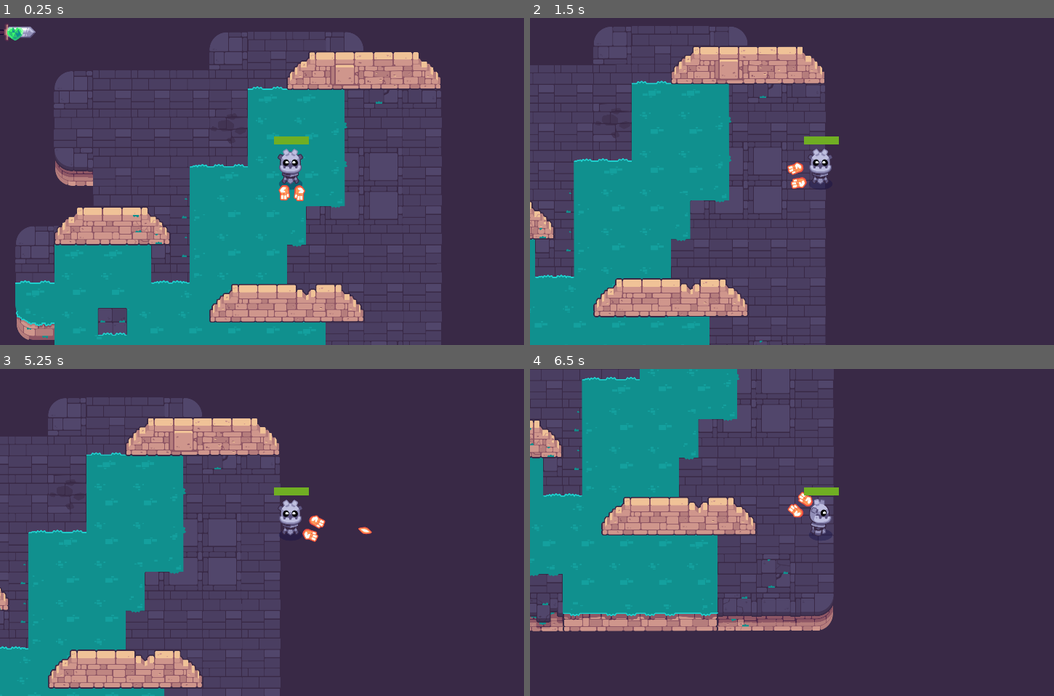
Above: before the commit, frames 1-4 (two rows, left to right).
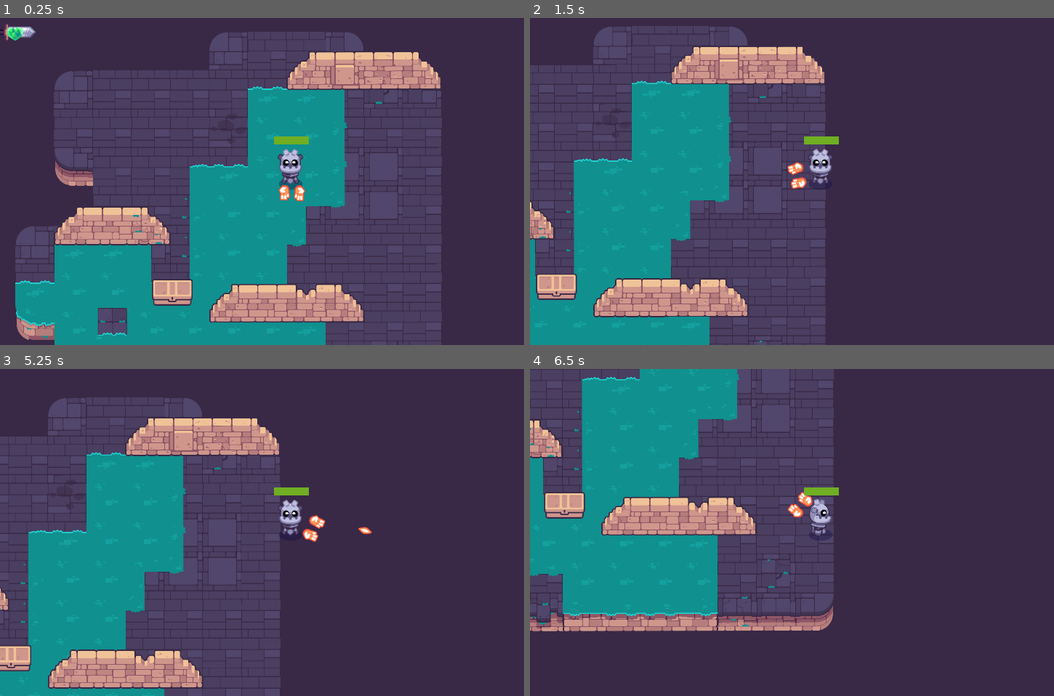
Above: after the commit, the same moments.

Repository: Gaymer7750/Path-of-Sorcerers-Game
Game: Godot game, scene res://Scenes/test.tscn
The game is run twice, just before and just after one commit, with the same random seed, the same clock (stepped at 60 frames per second) and the same inputs.
Inputs (mouse positions are in pixels of both pictures, inside the frame that each line leads up to):
- Up to frame 1 (0.25 s): no input
- Up to frame 2 (1.5 s): tap Enter at 0.5 s; move the mouse to (949, 165) at 0.52 s; hold D (move_right) 0.53-1.28 s; click (949, 165) at 0.6 s; tap Space at 0.77 s; move the mouse to (702, 197) at 1.27 s; hold S (move_down) from 1.28 s (still down); tap Z at 1.35 s
- Up to frame 3 (5.25 s): tap Space at 1.52, 3.02, 3.77, 4.52 s; move the mouse to (351, 460) at 2.02 s; release S (move_down) at 2.03 s; hold D (move_right) 2.03-2.78 s; click (351, 460) at 2.1 s; move the mouse to (262, 597) at 2.77 s; hold W (move_up) 2.78-3.53 s; tap Z at 2.85, 4.35 s; click (262, 597) at 2.92 s; move the mouse to (466, 581) at 3.52 s; hold A (move_left) 3.53-5.03 s; click (466, 581) at 3.6 s; move the mouse to (115, 483) at 4.27 s; move the mouse to (319, 532) at 5.02 s; hold S (move_down) from 5.03 s (still down); click (319, 532) at 5.1 s
- Up to frame 4 (6.5 s): move the mouse to (734, 450) at 5.77 s; release S (move_down) at 5.78 s; hold D (move_right) from 5.78 s (still down); tap Z at 5.85 s; tap Space at 6.02 s

The runs differ from the first frame. In frame 1, 0.6% of the frame differs, in the area x 28-37%, y 79-88%; in frame 2, 0.6%; in frame 3, 0.5%; in frame 4, 0.6%, in the area x 2-11%, y 37-46%.

Commit message:
l12 inprogress

Diff:
--- a/M10.twin_stick_workbook/Scenes/test.tscn
+++ b/M10.twin_stick_workbook/Scenes/test.tscn
@@ -1,9 +1,10 @@
-[gd_scene load_steps=5 format=3 uid="uid://d3kfge1o8eknj"]
+[gd_scene load_steps=6 format=3 uid="uid://d3kfge1o8eknj"]
 
 [ext_resource type="PackedScene" uid="uid://cu2rb5dl4ljte" path="res://levels/rooms/room_a.tscn" id="1_fvhxa"]
 [ext_resource type="PackedScene" uid="uid://bn11sffm7s2la" path="res://Scenes/Player.tscn" id="2_ka5dj"]
 [ext_resource type="PackedScene" uid="uid://cre5fhacxgs4e" path="res://mob.tscn" id="3_qceth"]
 [ext_resource type="PackedScene" uid="uid://2bp8kxl3nngt" path="res://Scenes/pickup.tscn" id="4_s804d"]
+[ext_resource type="PackedScene" uid="uid://rqwxu2aqsp17" path="res://chest.tscn" id="5_63nan"]
 
 [node name="Node2D" type="Node2D"]
 
@@ -15,3 +16,6 @@
 [node name="Mob" parent="." instance=ExtResource("3_qceth")]
 
 [node name="Pickup" parent="." instance=ExtResource("4_s804d")]
+
+[node name="Chest" parent="." instance=ExtResource("5_63nan")]
+position = Vector2(519, 856)
--- /dev/null
+++ b/M10.twin_stick_workbook/chest.gd
@@ -0,0 +1,32 @@
+extends Area2D
+class_name Chest
+@export var spawn: Array[Item] = []
+var is_player_near = false
+@onready var oppen: AnimationPlayer = $AnimationPlayer
+var is_open := false
+
+# Called when the node enters the scene tree for the first time.
+func _ready() -> void:
+	open()
+
+func open():
+	if is_open:
+		return
+	is_open = true
+
+# Called every frame. 'delta' is the elapsed time since the previous frame.
+func _process(delta: float) -> void:
+	pass
+
+
+func _on_body_entered(body: Node2D) -> void:
+	if body is Player:
+		is_player_near = true
+
+	oppen.play("open")
+	print("fhfsd")
+
+
+func _on_body_exited(body: Node2D) -> void:
+	if body is Player:
+		is_player_near = false
--- /dev/null
+++ b/M10.twin_stick_workbook/chest.tscn
@@ -0,0 +1,91 @@
+[gd_scene load_steps=8 format=3 uid="uid://rqwxu2aqsp17"]
+
+[ext_resource type="Script" path="res://chest.gd" id="1_asvyk"]
+[ext_resource type="Texture2D" uid="uid://w4kafn2xajre" path="res://pickups/chest/chest_large_bottom.png" id="2_chefv"]
+[ext_resource type="Texture2D" uid="uid://br78bw4ewb5gl" path="res://pickups/chest/chest_large_top.png" id="3_de24m"]
+
+[sub_resource type="RectangleShape2D" id="RectangleShape2D_6curp"]
+size = Vector2(115, 71)
+
+[sub_resource type="Animation" id="Animation_clykp"]
+resource_name = "open"
+tracks/0/type = "value"
+tracks/0/imported = false
+tracks/0/enabled = true
+tracks/0/path = NodePath("ChestLargeTop:position")
+tracks/0/interp = 1
+tracks/0/loop_wrap = true
+tracks/0/keys = {
+"times": PackedFloat32Array(0, 0.433333),
+"transitions": PackedFloat32Array(1, 1),
+"update": 0,
+"values": [Vector2(0, 2), Vector2(38, 0)]
+}
+tracks/1/type = "value"
+tracks/1/imported = false
+tracks/1/enabled = true
+tracks/1/path = NodePath("ChestLargeTop:rotation")
+tracks/1/interp = 1
+tracks/1/loop_wrap = true
+tracks/1/keys = {
+"times": PackedFloat32Array(0, 0.433333),
+"transitions": PackedFloat32Array(1, 1),
+"update": 0,
+"values": [0.0, 0.436332]
+}
+
+[sub_resource type="Animation" id="Animation_ypsu4"]
+length = 0.001
+tracks/0/type = "value"
+tracks/0/imported = false
+tracks/0/enabled = true
+tracks/0/path = NodePath("ChestLargeTop:position")
+tracks/0/interp = 1
+tracks/0/loop_wrap = true
+tracks/0/keys = {
+"times": PackedFloat32Array(0),
+"transitions": PackedFloat32Array(1),
+"update": 0,
+"values": [Vector2(0, 2)]
+}
+tracks/1/type = "value"
+tracks/1/imported = false
+tracks/1/enabled = true
+tracks/1/path = NodePath("ChestLargeTop:rotation")
+tracks/1/interp = 1
+tracks/1/loop_wrap = true
+tracks/1/keys = {
+"times": PackedFloat32Array(0),
+"transitions": PackedFloat32Array(1),
+"update": 0,
+"values": [0.0]
+}
+
+[sub_resource type="AnimationLibrary" id="AnimationLibrary_qatkp"]
+_data = {
+"RESET": SubResource("Animation_ypsu4"),
+"open": SubResource("Animation_clykp")
+}
+
+[node name="Chest" type="Area2D"]
+script = ExtResource("1_asvyk")
+
+[node name="CollisionShape2D" type="CollisionShape2D" parent="."]
+position = Vector2(2.5, 5.5)
+shape = SubResource("RectangleShape2D_6curp")
+
+[node name="ChestLargeBottom" type="Sprite2D" parent="."]
+position = Vector2(0, 2)
+texture = ExtResource("2_chefv")
+
+[node name="ChestLargeTop" type="Sprite2D" parent="."]
+position = Vector2(0, 2)
+texture = ExtResource("3_de24m")
+
+[node name="AnimationPlayer" type="AnimationPlayer" parent="."]
+libraries = {
+"": SubResource("AnimationLibrary_qatkp")
+}
+
+[connection signal="body_entered" from="." to="." method="_on_body_entered"]
+[connection signal="body_exited" from="." to="." method="_on_body_exited"]
